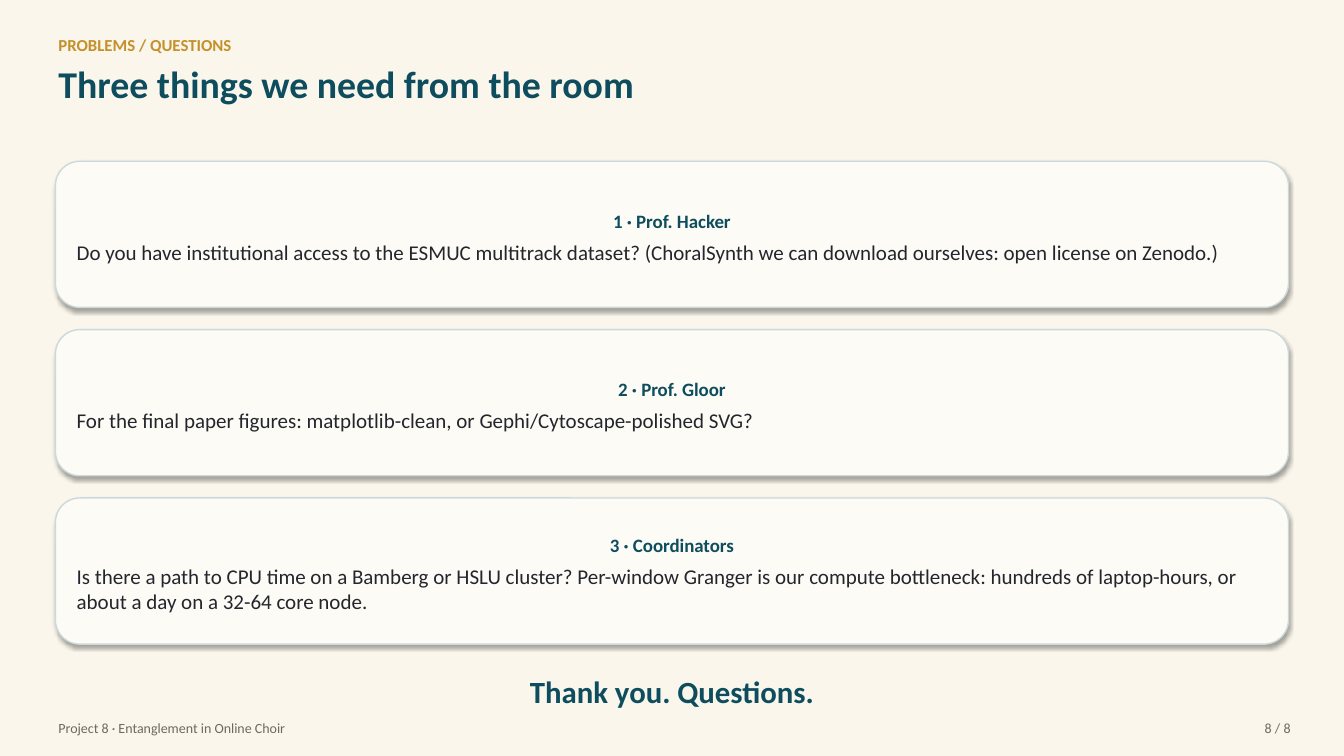
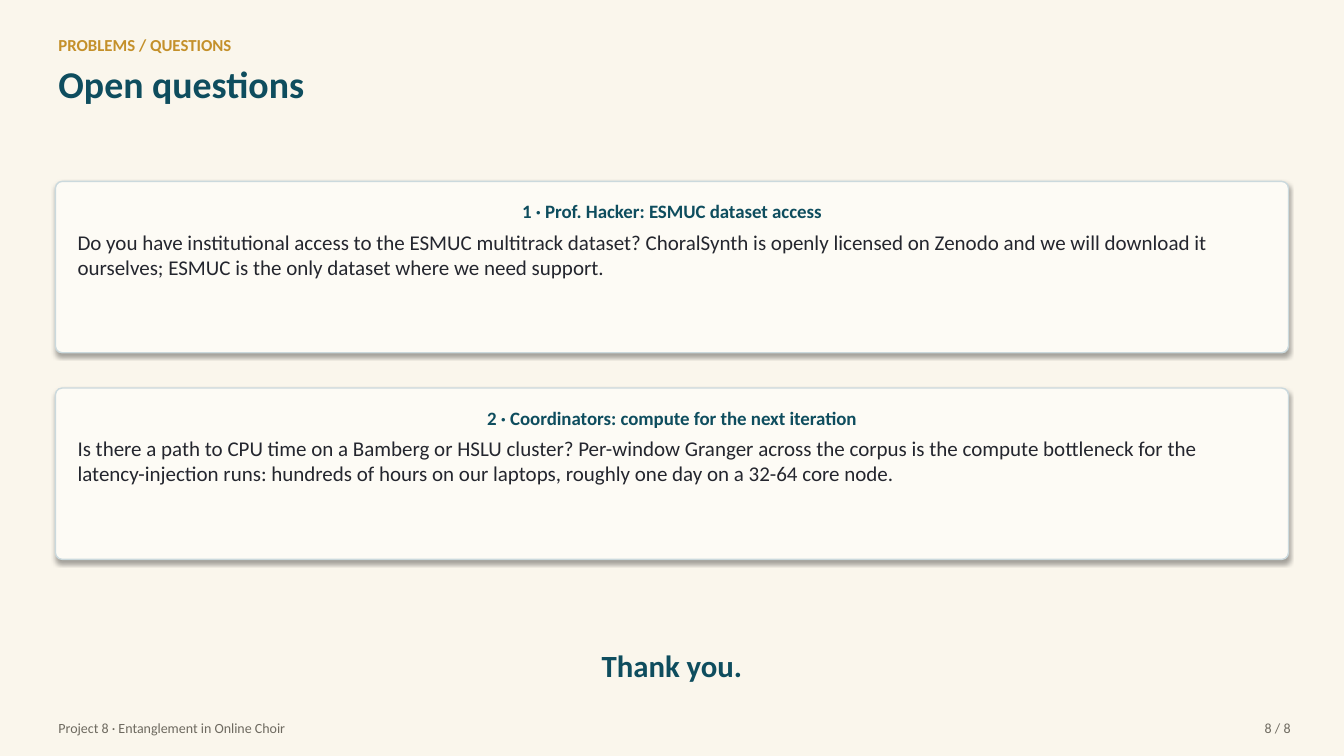
Before and after one commit to Zuraiz270/networked-choir-entanglement, a slide deck: slide 8 of output/jun11_status_meeting_iv.pptx. Drawn at 1344x756 pixels with LibreOffice and Linux fonts; fonts in the diff are those of the drawing. Boxes give left, top, right and bottom in pixels: in the first picture for what was removed or moved away, otherwise in the second. Text is boxed around its words. In the diff, an @@ line names an element or a change of style, - is before the commit and + after.

```diff
--- a/output/jun11_status_meeting_iv.pptx
+++ b/output/jun11_status_meeting_iv.pptx
@@ text at [58, 71, 304, 104]: text changed @@
-Three things we need from the room
+Open questions
@@ rounded rectangle "1 · Prof. Hacker: ESMUC ...": place and size @@
-rounded rectangle "1 · Prof. Hacker: ESMUC ..." at [55, 161, 1289, 308]
+rounded rectangle "1 · Prof. Hacker: ESMUC ..." at [55, 181, 1289, 353]
@@ rounded rectangle "1 · Prof. Hacker: ESMUC ..." at [55, 181, 1289, 353]: vertical alignment middle to top; proportions changed @@
@@ text in rounded rectangle at [78, 204, 1206, 279]: text changed @@
-1 · Prof. Hacker
-Do you have institutional access to the ESMUC multitrack dataset? (ChoralSynth we can download ourselves: open license on Zenodo.)
+1 · Prof. Hacker: ESMUC dataset access
+Do you have institutional access to the ESMUC multitrack dataset? ChoralSynth is openly licensed on Zenodo and we will download it ourselves; ESMUC is the only dataset where we need support.
@@ rounded rectangle removed at [55, 330, 1289, 476] @@
-2 · Prof. Gloor
-For the final paper figures: matplotlib-clean, or Gephi/Cytoscape-polished SVG?
@@ rounded rectangle "2 · Coordinators: compute for ..." at [55, 388, 1289, 560]: vertical alignment middle to top; proportions changed @@
@@ rounded rectangle "2 · Coordinators: compute for ...": place and size @@
-rounded rectangle "2 · Coordinators: compute for ..." at [55, 498, 1289, 644]
+rounded rectangle "2 · Coordinators: compute for ..." at [55, 388, 1289, 560]
@@ text in rounded rectangle at [78, 411, 1196, 485]: text changed @@
-3 · Coordinators
-Is there a path to CPU time on a Bamberg or HSLU cluster? Per-window Granger is our compute bottleneck: hundreds of laptop-hours, or about a day on a 32-64 core node.
+2 · Coordinators: compute for the next iteration
+Is there a path to CPU time on a Bamberg or HSLU cluster? Per-window Granger across the corpus is the compute bottleneck for the latency-injection runs: hundreds of hours on our laptops, roughly one day on a 32-64 core node.
@@ text at [602, 655, 742, 682]: text changed @@
-Thank you. Questions.
+Thank you.
```
Also in this commit, not shown: 6 other slides changed, 3 other files.
